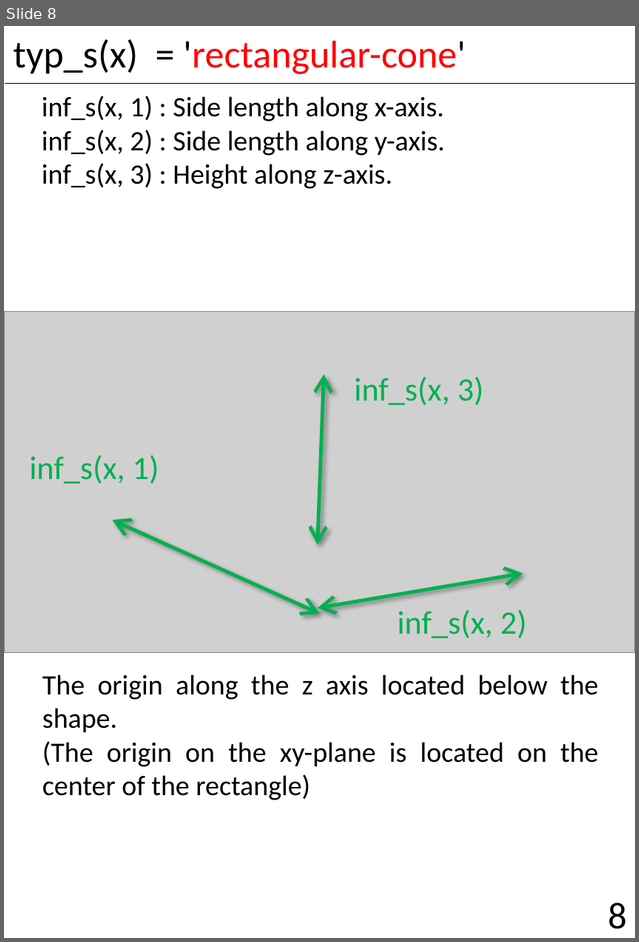
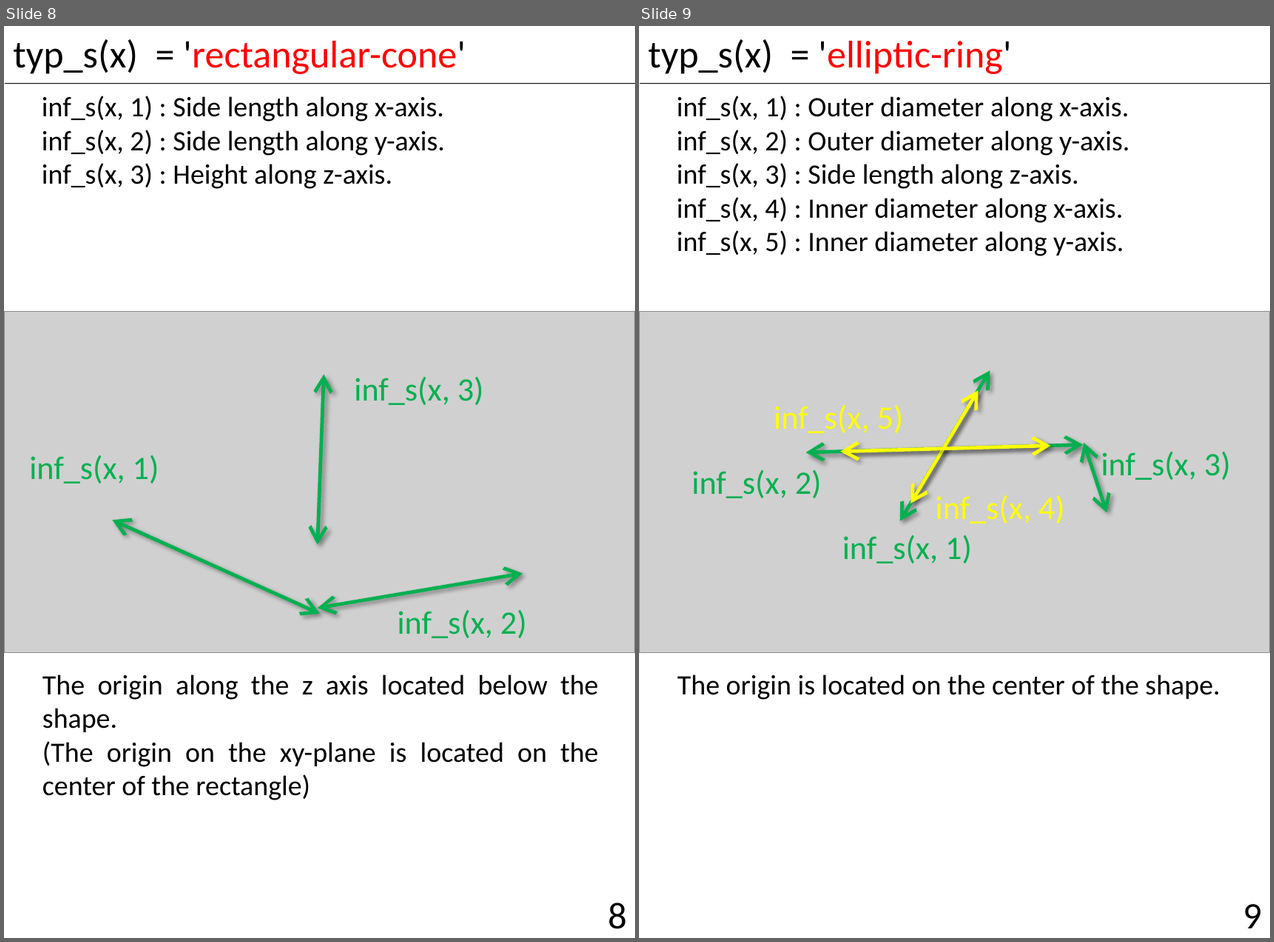
Before and after one commit to tt-ims/FDTD_make_shape, a slide deck: misc/about_inf_s.pptx. Shown side by side, each under a label of ours: slide 8 before the commit, slides 8 and 9 after it. The pictures are 639x942 and 1274x942 pixels, drawn with LibreOffice and Linux fonts; fonts in the diff are those of the drawing; grey boxes stand for pictures. Boxes give left, top, right and bottom in pixels: in the first picture for what was removed or moved away, otherwise in the second. Text is boxed around its words. In the diff, an @@ line names an element or a change of style, - is before the commit and + after.

Commit message:
add elliptic-ring.

```diff
--- a/misc/about_inf_s.pptx
+++ b/misc/about_inf_s.pptx
@@ slide 9 added at (639, 26, 1270, 938), background #FFFFFF @@
@@ title added at (648, 39, 1011, 74), 33 pt, text #FF0000 @@
+typ_s(x) = 'elliptic-ring'
@@ line added from (640, 83) to (1270, 83), #000000 0.5 pt @@
@@ text added at (677, 96, 1130, 256), 24 pt, text #000000 @@
+inf_s(x, 1) : Outer diameter along x-axis.
+inf_s(x, 2) : Outer diameter along y-axis.
+inf_s(x, 3) : Side length along z-axis.
+inf_s(x, 4) : Inner diameter along x-axis.
+inf_s(x, 5) : Inner diameter along y-axis.
@@ picture added at (639, 312, 1270, 653) @@
@@ double arrow added from (900, 521) to (990, 370), #00B050 3 pt @@
@@ double arrow added from (911, 503) to (978, 390), #FFFF00 3 pt @@
@@ text added at (774, 405, 904, 433), 28 pt, text #FFFF00 @@
+inf_s(x, 5)
@@ double arrow added from (805, 453) to (1084, 444), #00B050 3 pt @@
@@ double arrow added from (840, 451) to (1050, 445), #FFFF00 3 pt @@
@@ double arrow added from (1107, 512) to (1084, 443), #00B050 3 pt @@
@@ text added at (1101, 452, 1231, 480), 28 pt, text #00B050 @@
+inf_s(x, 3)
@@ text added at (692, 470, 822, 498), 28 pt, text #00B050 @@
+inf_s(x, 2)
@@ text added at (936, 495, 1065, 523), 28 pt, text #FFFF00 @@
+inf_s(x, 4)
@@ text added at (843, 535, 972, 563), 28 pt, text #00B050 @@
+inf_s(x, 1)
@@ text added at (677, 674, 1220, 699), 24 pt, text #000000 @@
+The origin is located on the center of the shape.
@@ page number added at (1243, 904, 1262, 928), 32 pt, text #000000 @@
+9
```
Also in this commit, not shown: 16 other files.
